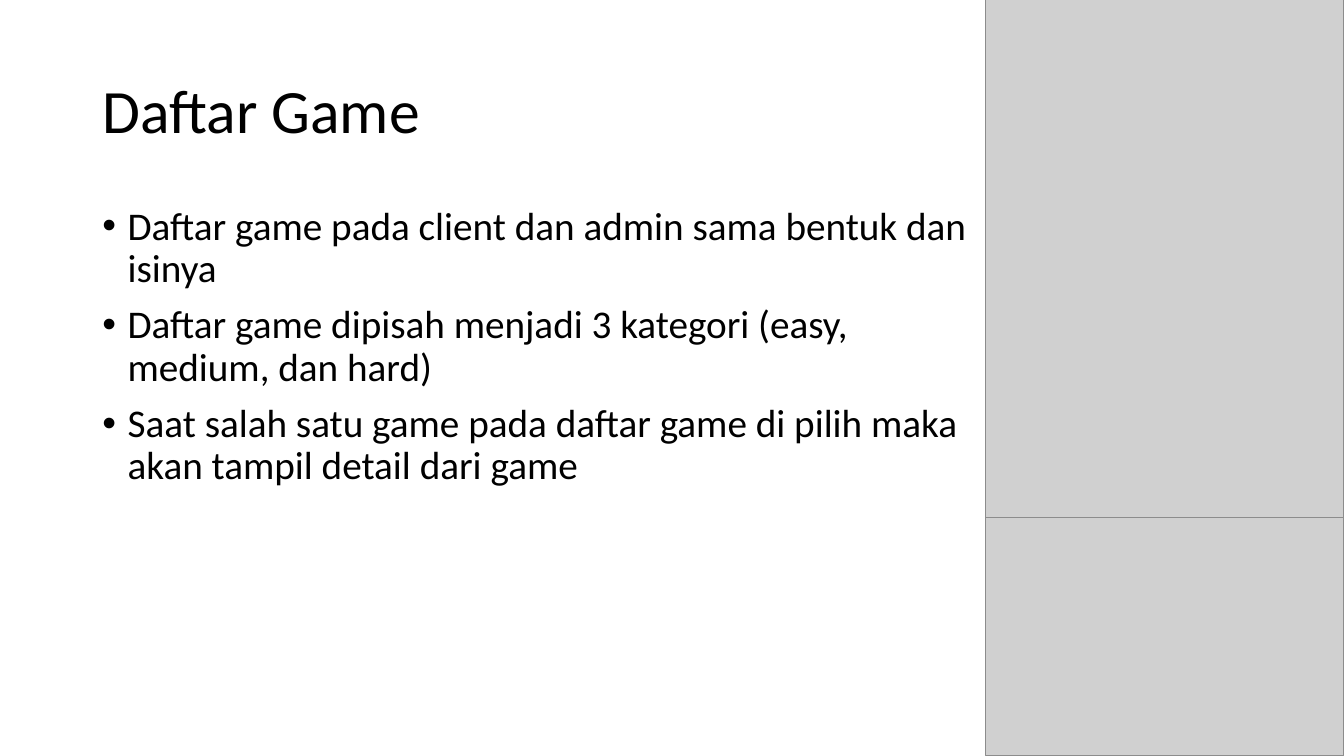
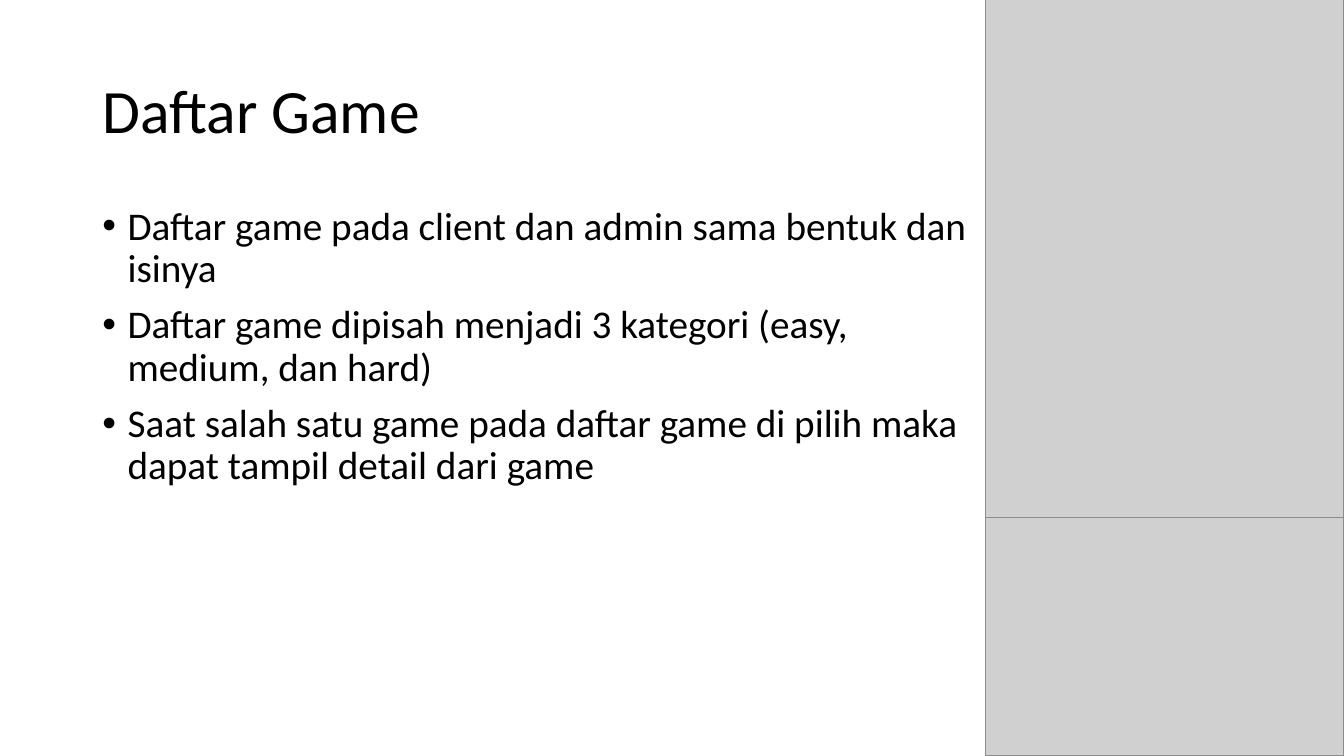
Before and after one commit to MaheswaraAW/-PPL4611, a slide deck: slide 7 of APLIKASI CATALOG BOARD GAMES.pptx. Drawn at 1344x756 pixels with LibreOffice and Linux fonts; fonts in the diff are those of the drawing; grey boxes stand for pictures. Boxes give left, top, right and bottom in pixels: in the first picture for what was removed or moved away, otherwise in the second. Text is boxed around its words. In the diff, an @@ line names an element or a change of style, - is before the commit and + after.

```diff
--- a/APLIKASI CATALOG BOARD GAMES.pptx
+++ b/APLIKASI CATALOG BOARD GAMES.pptx
@@ text at bbox=[128, 409, 957, 486]: text changed @@
-• Saat salah satu game pada daftar game di pilih maka akan tampil detail dari game
+• Saat salah satu game pada daftar game di pilih maka dapat tampil detail dari game
```
Also in this commit, not shown: 2 other slides changed.
